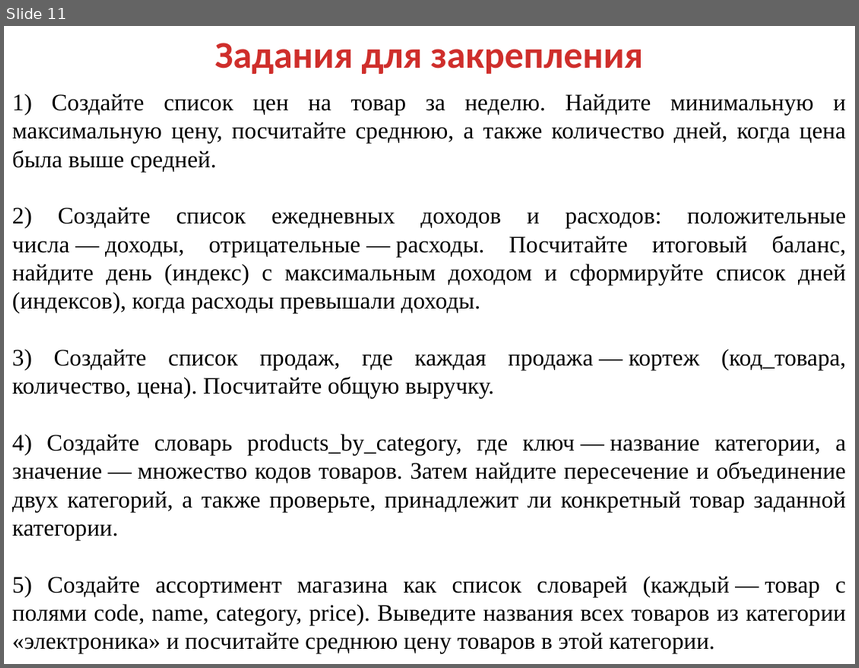
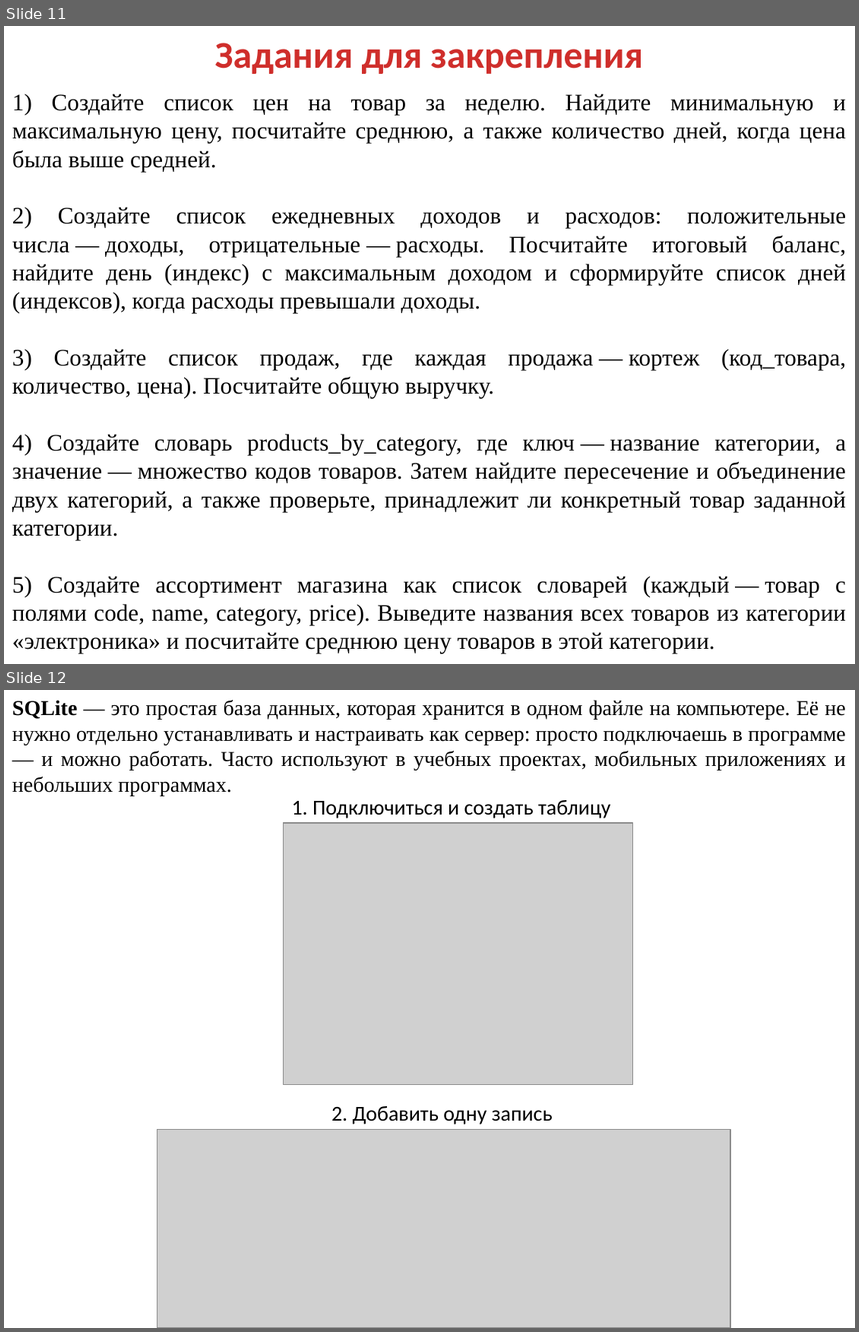
Before and after one commit to mbdatateach/site, a slide deck: алгор/лекции/Алг Лекция 5.pptx. Shown one above the other, each under a label of ours: slide 11 before the commit, slides 11 and 12 after it. The pictures are 859x668 and 859x1332 pixels, drawn with LibreOffice and Linux fonts; fonts in the diff are those of the drawing; grey boxes stand for pictures. Boxes give left, top, right and bottom in pixels: in the first picture for what was removed or moved away, otherwise in the second. Text is boxed around its words. In the diff, an @@ line names an element or a change of style, - is before the commit and + after.

```diff
--- a/алгор/лекции/Алг Лекция 5.pptx
+++ b/алгор/лекции/Алг Лекция 5.pptx
@@ slide 12 added at (4,690,855,1328), background #FFFFFF @@
@@ text added at (12,700,846,796), 18 pt, text #000000 @@
+SQLite — это простая база данных, которая хранится в одном файле на компьютере. Её не нужно отдельно устанавливать и настраивать как сервер: просто подключаешь в программе — и можно работать. Часто используют в учебных проектах, мобильных приложениях и небольших программах.
@@ text added at (292,800,611,818), 18 pt, text #000000 @@
+1. Подключиться и создать таблицу
@@ picture added at (283,823,633,1084) @@
@@ text added at (332,1106,553,1125), 18 pt, text #000000 @@
+2. Добавить одну запись
@@ picture added at (158,1130,731,1328) @@
```
Also in this commit, not shown: 2 other slides added, 11 other files.
